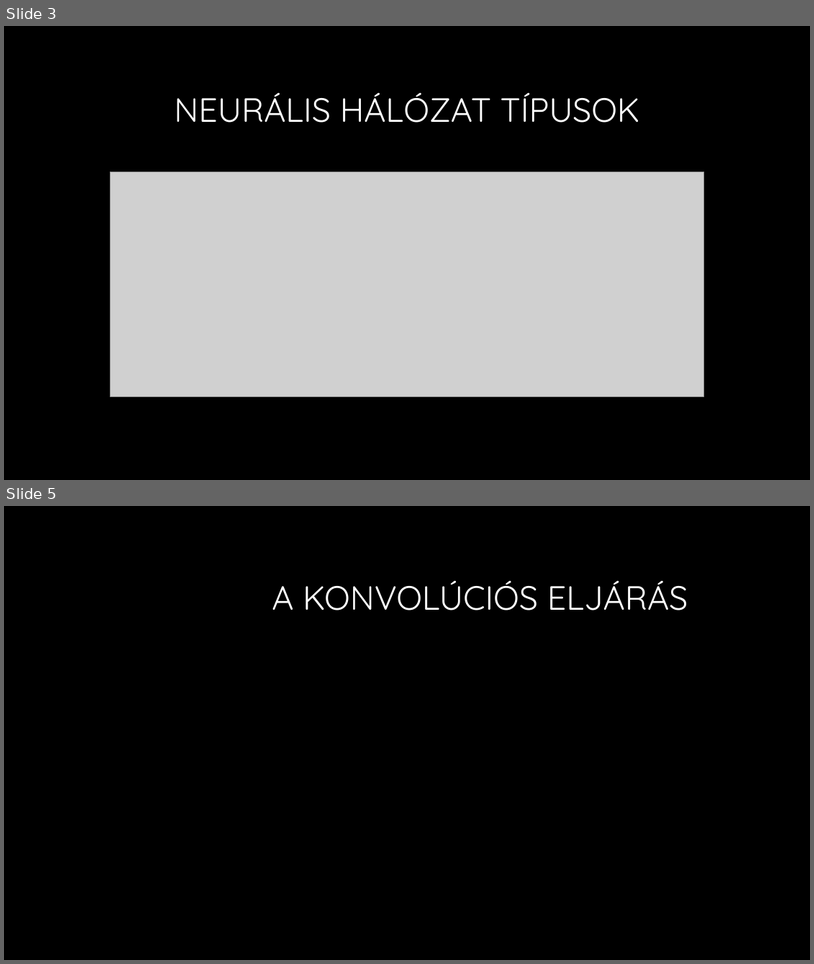
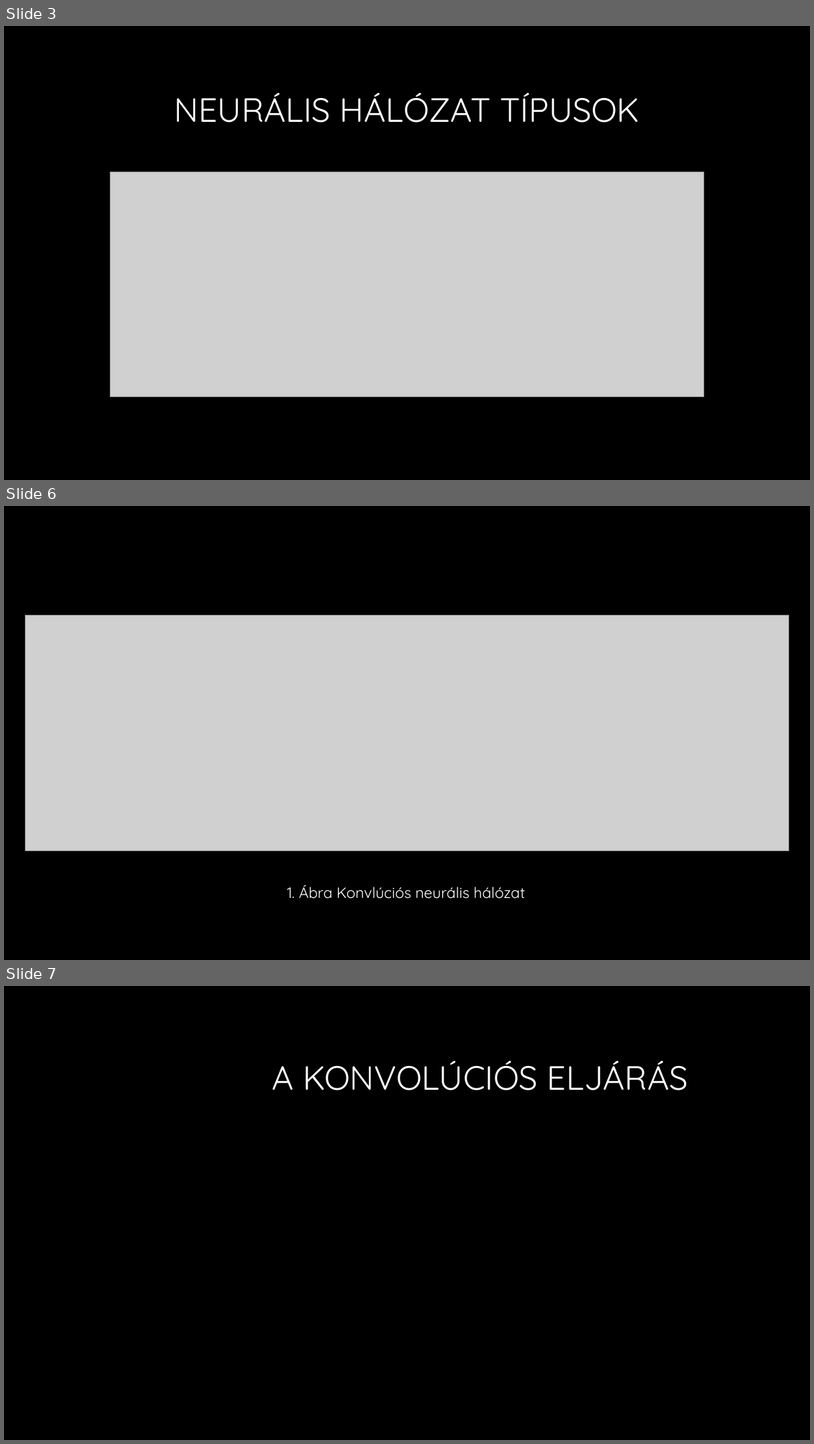
Before and after one commit to martontamas92/CNN, a slide deck: Konvolúciós neuronhálók.pptx. Shown one above the other, each under a label of ours: slides 3 and 5 before the commit, slides 3, 6 and 7 after it; the slides between them are not shown. The pictures are 814x964 and 814x1444 pixels, drawn with LibreOffice and Linux fonts; fonts in the diff are those of the drawing; grey boxes stand for pictures; background and template pictures are left out. Boxes give left, top, right and bottom in pixels: in the first picture for what was removed or moved away, otherwise in the second. Text is boxed around its words. In the diff, an @@ line names an element or a change of style, - is before the commit and + after.

```diff
--- a/Konvolúciós neuronhálók.pptx
+++ b/Konvolúciós neuronhálók.pptx
@@ slide 6 added at box(4, 506, 810, 960), background #000000 @@
@@ picture added at box(26, 615, 790, 850) @@
@@ text added at box(287, 885, 525, 898), 18 pt, text #FFFFFF @@
+1. Ábra Konvlúciós neurális hálózat
@@ what was slide 5 is now slide 7 @@
```
Also in this commit, not shown: 2 slides changed.
